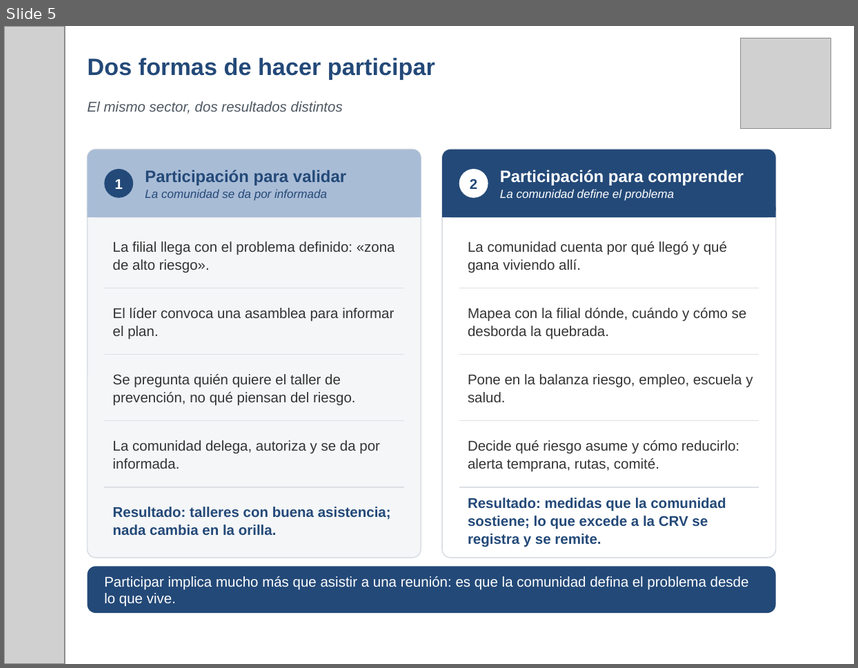
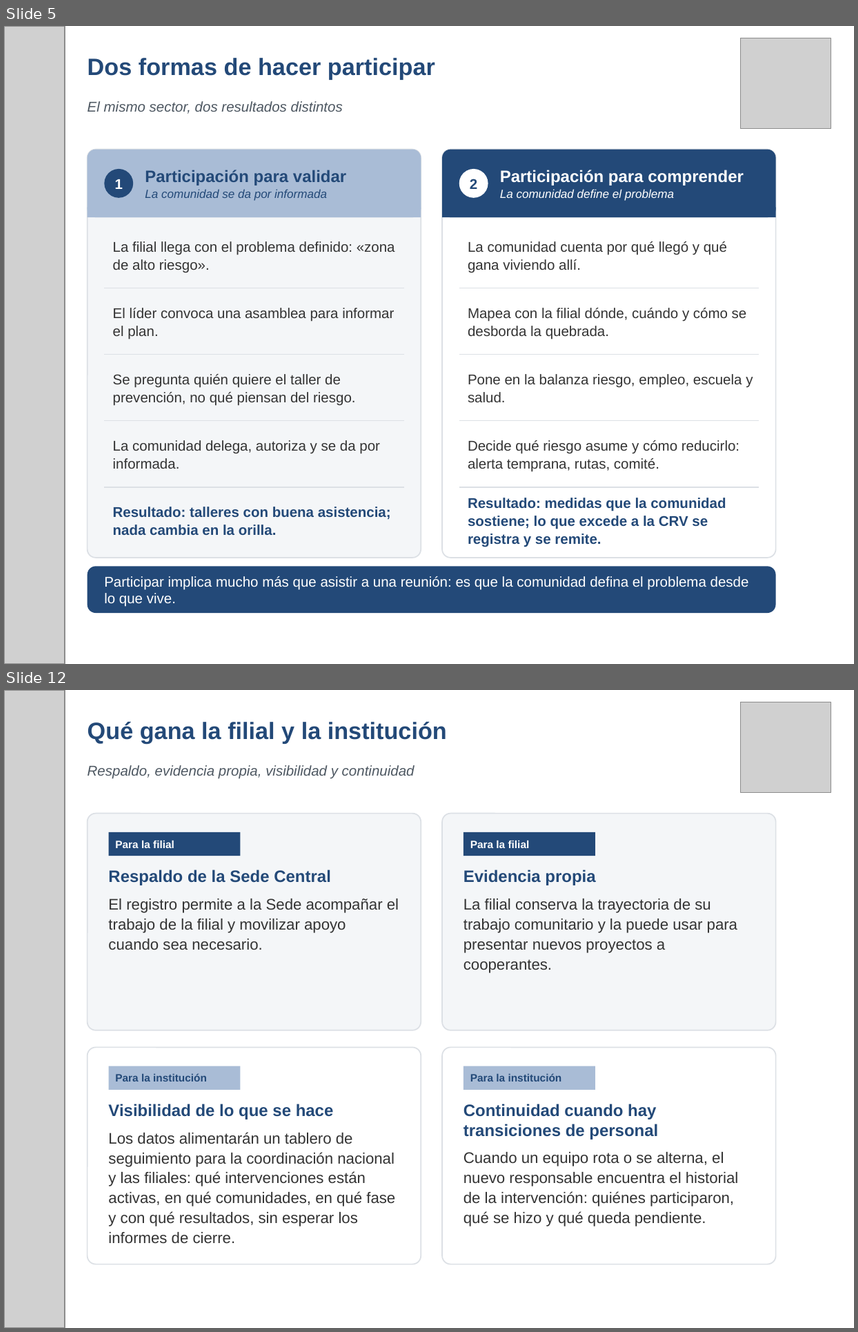
Before and after one commit to fmblancop/Hoja-de-Ruta-CRV, a slide deck: Hoja_de_Ruta_CRV_presentacion.pptx. Shown one above the other, each under a label of ours: slide 5 before the commit, slides 5 and 12 after it; the slides between them are not shown. The pictures are 858x668 and 858x1332 pixels, drawn with LibreOffice and Linux fonts; fonts in the diff are those of the drawing; grey boxes stand for pictures. Boxes give left, top, right and bottom in pixels: in the first picture for what was removed or moved away, otherwise in the second. Text is boxed around its words. In the diff, an @@ line names an element or a change of style, - is before the commit and + after.

```diff
--- a/Hoja_de_Ruta_CRV_presentacion.pptx
+++ b/Hoja_de_Ruta_CRV_presentacion.pptx
@@ slide 12 added at [4,690,854,1328], background #FFFFFF @@
@@ picture added at [4,690,64,1328] @@
@@ picture added at [740,702,831,792] @@
@@ text added at [87,722,447,743], 20 pt, text #234978, bold @@
+Qué gana la filial y la institución
@@ text added at [87,765,415,778], 12 pt, text #4E5862, italic @@
+Respaldo, evidencia propia, visibilidad y continuidad
@@ rounded rectangle added at [87,814,421,1030], fill #F4F6F8, outline #DCE0E5 1 pt @@
@@ rounded rectangle added at [441,814,775,1030], fill #F4F6F8, outline #DCE0E5 1 pt @@
@@ rectangle added at [109,832,240,856], fill #234978, 9 pt, text #FFFFFF, bold @@
+Para la filial
@@ rectangle added at [463,832,595,856], fill #234978, 9 pt, text #FFFFFF, bold @@
+Para la filial
@@ text added at [108,869,399,949], 13 pt, text #333333 @@
+Respaldo de la Sede Central
+El registro permite a la Sede acompañar el trabajo de la filial y movilizar apoyo cuando sea necesario.
@@ text added at [464,869,737,973], 13 pt, text #333333 @@
+Evidencia propia
+La filial conserva la trayectoria de su trabajo comunitario y la puede usar para presentar nuevos proyectos a cooperantes.
@@ rounded rectangle added at [87,1047,421,1264], fill #FFFFFF, outline #DCE0E5 1 pt @@
@@ rounded rectangle added at [441,1047,775,1264], fill #FFFFFF, outline #DCE0E5 1 pt @@
@@ rectangle added at [109,1066,240,1090], fill #A9BCD6, 9 pt, text #234978, bold @@
+Para la institución
@@ rectangle added at [463,1066,595,1090], fill #A9BCD6, 9 pt, text #234978, bold @@
+Para la institución
@@ text added at [108,1103,395,1243], 13 pt, text #333333 @@
+Visibilidad de lo que se hace
+Los datos alimentarán un tablero de seguimiento para la coordinación nacional y las filiales: qué intervenciones están activas, en qué comunidades, en qué fase y con qué resultados, sin esperar los informes de cierre.
@@ text added at [464,1103,738,1226], 13 pt, text #333333 @@
+Continuidad cuando hay transiciones de personal
+Cuando un equipo rota o se alterna, el nuevo responsable encuentra el historial de la intervención: quiénes participaron, qué se hizo y qué queda pendiente.
```
Also in this commit, not shown: 7 slides changed, 3 other slides added, 2 slides removed.
